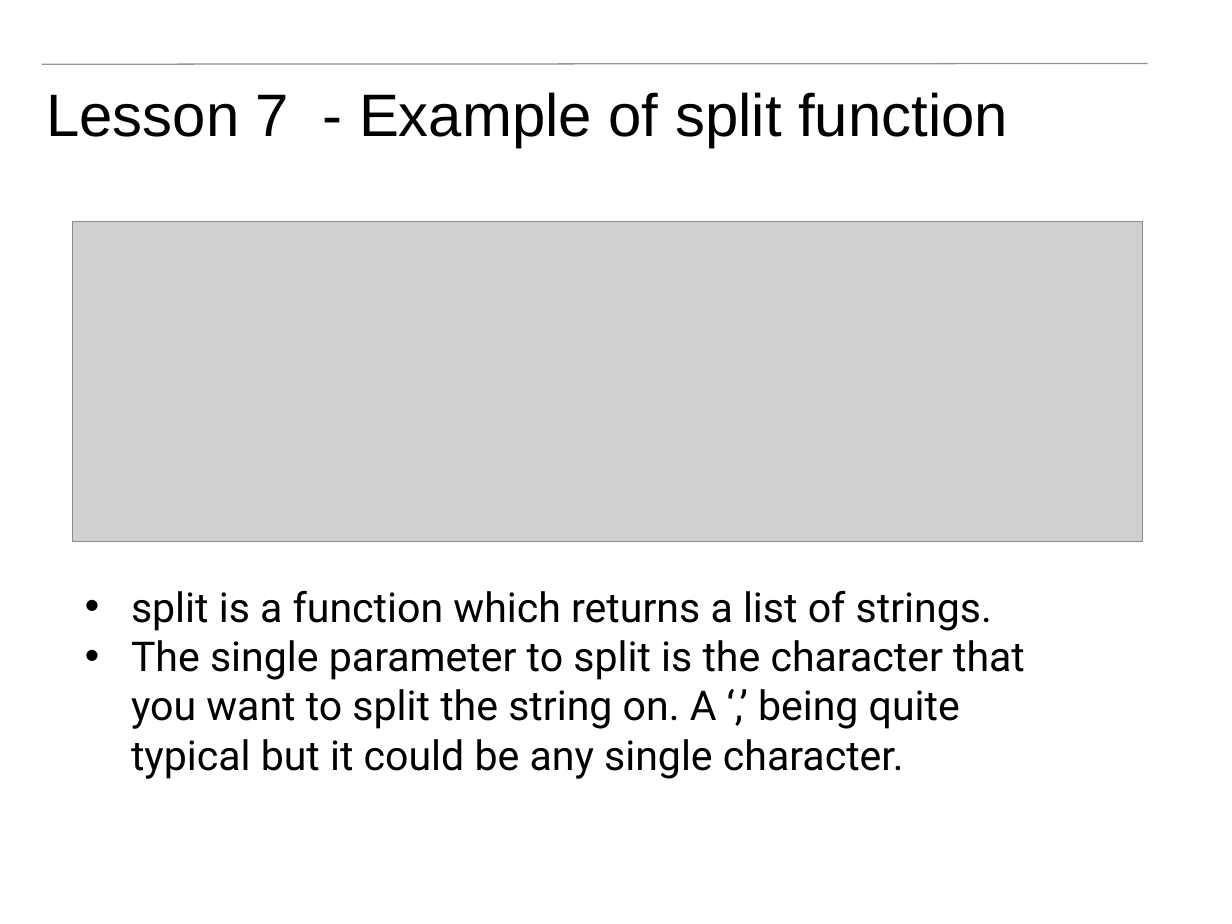
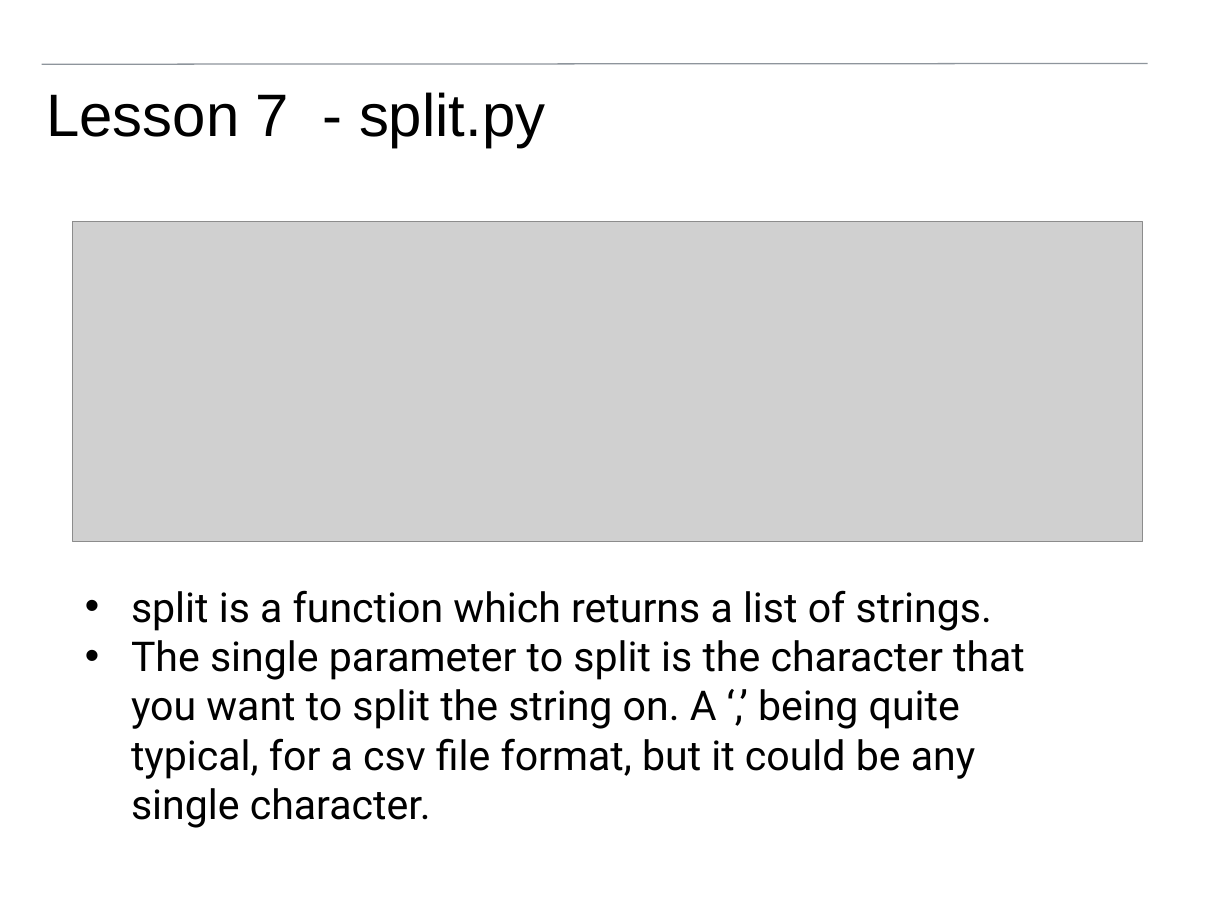
Before and after one commit to pfsmyth/Cambridge, a slide deck: slide 100 of lessons/Introduction to programming.pptx (slide 102 before the commit). Drawn at 1232x924 pixels with LibreOffice and Linux fonts; fonts in the diff are those of the drawing; grey boxes stand for pictures; background and template pictures are left out. Boxes give left, top, right and bottom in pixels: in the first picture for what was removed or moved away, otherwise in the second. Text is boxed around its words. In the diff, an @@ line names an element or a change of style, - is before the commit and + after.

```diff
--- a/lessons/Introduction to programming.pptx
+++ b/lessons/Introduction to programming.pptx
@@ title at <box>46,92,545,147</box>: text changed @@
-Lesson 7 - Example of split function
+Lesson 7 - split.py
@@ text at <box>131,640,1025,828</box>: text changed @@
-• The single parameter to split is the character that you want to split the string on. A ‘,’ being quite typical but it could be any single character.
+• The single parameter to split is the character that you want to split the string on. A ‘,’ being quite typical, for a csv file format, but it could be any single character.
```
Also in this commit, not shown: 42 other slides changed, 2 slides removed, 2 other files.
